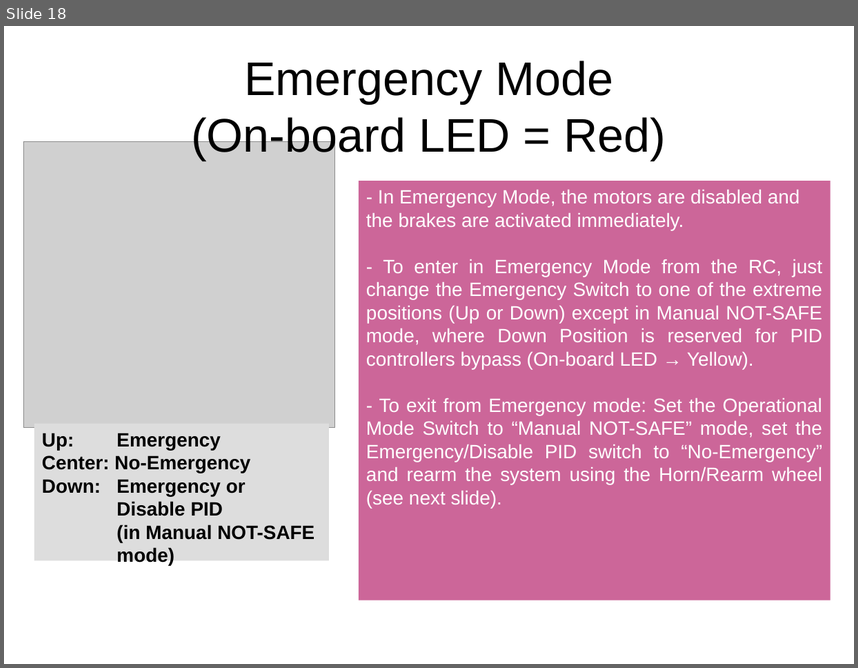
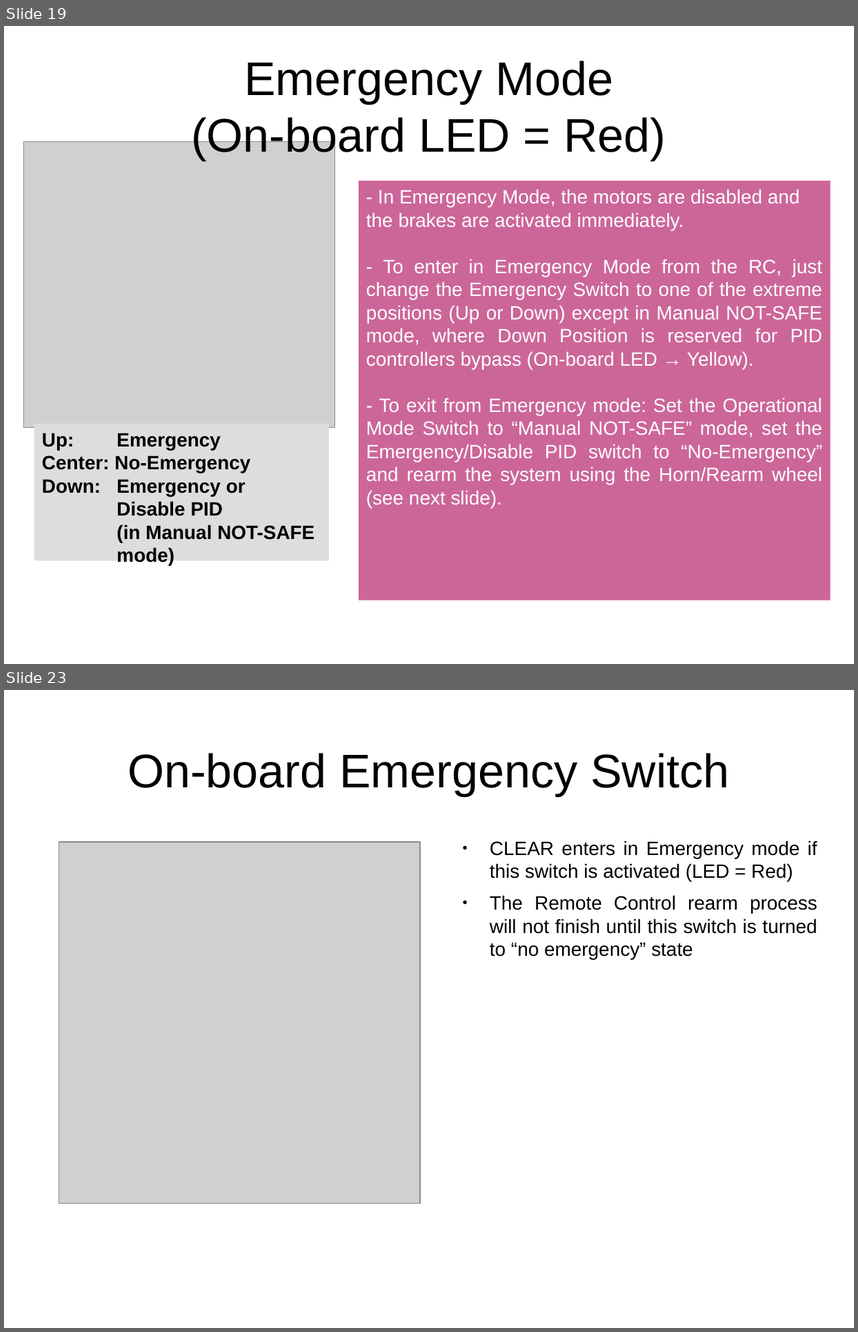
Before and after one commit to AUROVA-LAB/aurova_clear, a slide deck: documentation/clear_user_manual.odp. Shown one above the other, each under a label of ours: slide 18 before the commit, slides 19 and 23 after it; the slides between them are not shown. The pictures are 858x668 and 858x1332 pixels, drawn with LibreOffice and Linux fonts; fonts in the diff are those of the drawing; grey boxes stand for pictures. Boxes give left, top, right and bottom in pixels: in the first picture for what was removed or moved away, otherwise in the second. Text is boxed around its words. In the diff, an @@ line names an element or a change of style, - is before the commit and + after.

```diff
--- a/documentation/clear_user_manual.odp
+++ b/documentation/clear_user_manual.odp
@@ slide 23 added at [4, 690, 854, 1328], background #FFFFFF @@
@@ title added at [128, 753, 729, 796], 44 pt, text #000000 @@
+On-board Emergency Switch
@@ picture added at [59, 842, 421, 1204] @@
@@ text added at [490, 840, 818, 959], 18 pt, text #000000 @@
+● CLEAR enters in Emergency mode if this switch is activated (LED = Red)
+● The Remote Control rearm process will not finish until this switch is turned to “no emergency” state
@@ what was slide 18 is now slide 19 @@
```
Also in this commit, not shown: 8 slides changed, 28 other slides added, 3 other files.
